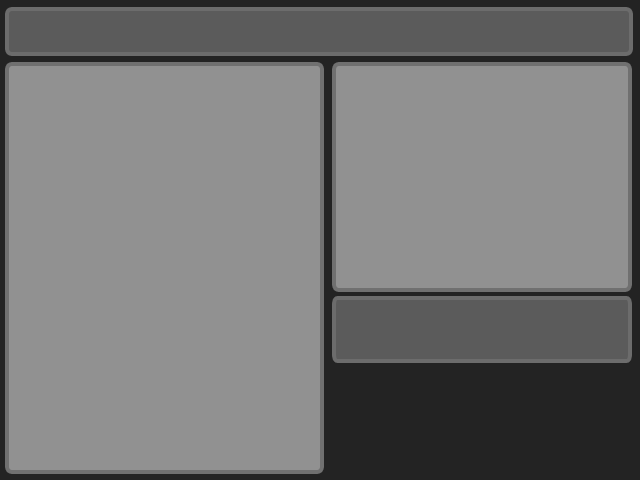
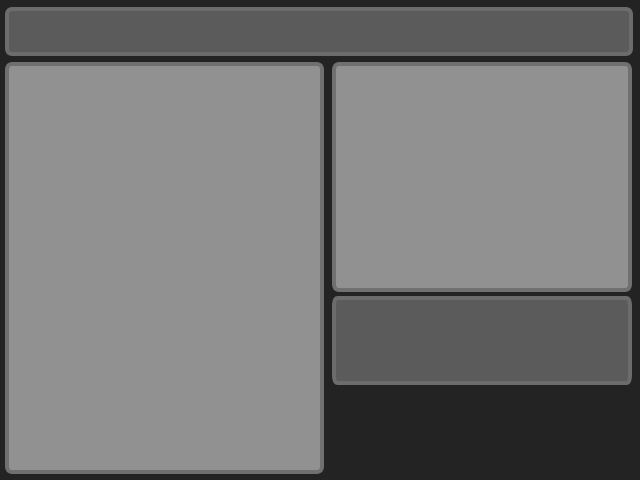
Two versions of the same layered image (640x480). Layer-by-layer changes:
painted on "Rounded Rectangle 3 copy" over [336, 356, 628, 381]
